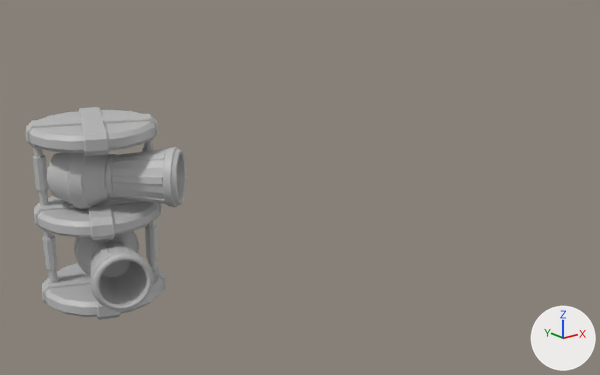
The FBX model Unity_DreamTD/Assets/Meshs/Towers/DoubleCanon/SM_Double_canon_lvl_1_TD_v1.fbx, before and after one commit.
Before and after are seen from a camera (50 mm lens) standing at (-0.458, -0.349, 0.173) and looking at (-0.174, 0.006, 0.031). Arrows for +X, +Y and +Z are at lower right; the lights stay in place. Where no turn or scale is listed for an object, it has been applied to the vertices. Vertices at the same position are counted once.
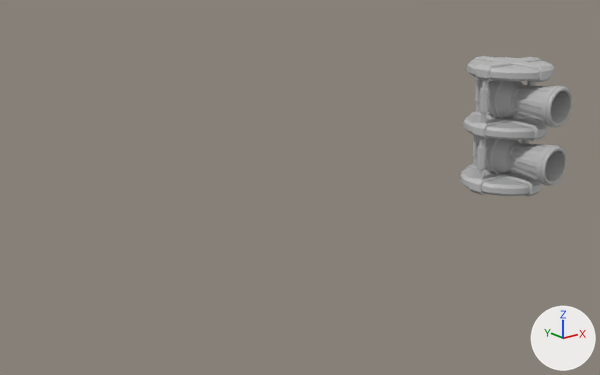
ob_sm_double_canon_lvl_1_td_v1 is not drawn itself; it is the parent of ob_pcylinder8, ob_pcylinder5, ob_pcylinder7, ob_pcylinder1, ob_pcylinder3, ob_pcylinder6.

Where the newer file only moved an object's origin or applied its transform, the numbers keep the older frame.

Changed parts and their boxes (x1, y1, x2, y2) in the pictures (600 x 375 px):
'pCylinder2', mesh turned
    before: (74, 231, 154, 310)
    after: (477, 138, 567, 186)
'pCylinder4', deleted
    before: (47, 147, 186, 209)
'pCylinder5', moved, turned
    before: (26, 107, 158, 156)
    after: (467, 56, 554, 83)
'pCylinder3', moved, turned
    before: (34, 196, 162, 240)
    after: (463, 112, 549, 141)
'pCylinder1', moved, turned
    before: (42, 263, 166, 320)
    after: (460, 164, 544, 197)
'pCylinder56', added
    after: (488, 81, 573, 128)
'pCylinder8', moved, turned
    before: (33, 147, 58, 283)
    after: (477, 80, 490, 179)
'pCylinder7', moved, turned
    before: (142, 139, 158, 272)
    after: (521, 81, 536, 144)
'pCylinder6', moved, turned (not visible before)
    after: (473, 79, 482, 166)

The change, as a diff of the scene's bpy script:
```diff
--- a/Unity_DreamTD/Assets/Meshs/Towers/DoubleCanon/SM_Double_canon_lvl_1_TD_v1.fbx.py
+++ b/Unity_DreamTD/Assets/Meshs/Towers/DoubleCanon/SM_Double_canon_lvl_1_TD_v1.fbx.py
@@ me_mesh_001 @@
 me_mesh_001.from_pydata(...)  # 678 vertices, 682 faces; spans x -0.0212..0.0195, y -0.0323..0.0306, z -0.0151..0.0151
 # used by ob_pcylinder2; location = (-0.3016, -0.0136, 0.0262)
+# me_mesh_001 part 1: the whole mesh is turned 16.8 degrees about the z axis through its middle, then moved by (0.302, -0.0009, -0.0021)
 me_mesh_001.materials.append(mat_lambert1)
@@ me_mesh_007_1 @@
+me_mesh_007_1.from_pydata(...)  # 678 vertices, 682 faces; spans x -0.0149..0.0153, y -0.0423..0.0182, z -0.0141..0.0161
+me_mesh_007_1.materials.append(mat_lambert1)  # grey #bcbcbc
@@ ob_sm_double_canon_lvl_1_td_v1 @@
 ob_sm_double_canon_lvl_1_td_v1 = bpy.data.objects.new('SM_Double_canon_lvl_1_TD_v1', None)
-ob_sm_double_canon_lvl_1_td_v1.location = (-0.3, 0.0, 0.00214)
-ob_sm_double_canon_lvl_1_td_v1.rotation_euler = (1.571, 0.0, 0.0)  # degrees (90, 0, 0)
+ob_sm_double_canon_lvl_1_td_v1.location = (-0.000018, -0.00233, 0.0)
+ob_sm_double_canon_lvl_1_td_v1.rotation_euler = (1.571, 0.0, 0.386)  # degrees (90, 0, 22)
 ob_sm_double_canon_lvl_1_td_v1.scale = (0.01, 0.01, 0.01)
@@ ob_pcylinder4 @@
-ob_pcylinder4 = bpy.data.objects.new('pCylinder4', me_mesh_005)
-ob_pcylinder4.location = (-0.2959, -0.012, 0.0648)
@@ ob_pcylinder56 @@
+ob_pcylinder56 = bpy.data.objects.new('pCylinder56', me_mesh_007_1)
+ob_pcylinder56.location = (0.0, -0.0023, 0.0623)
```
